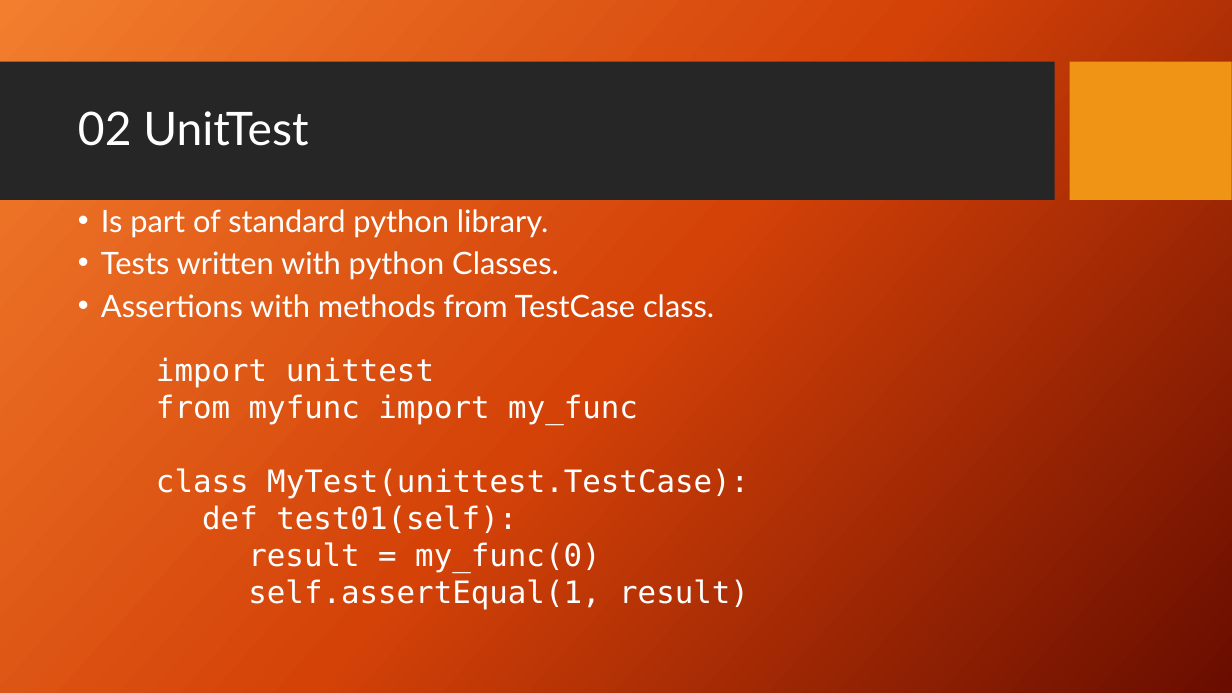
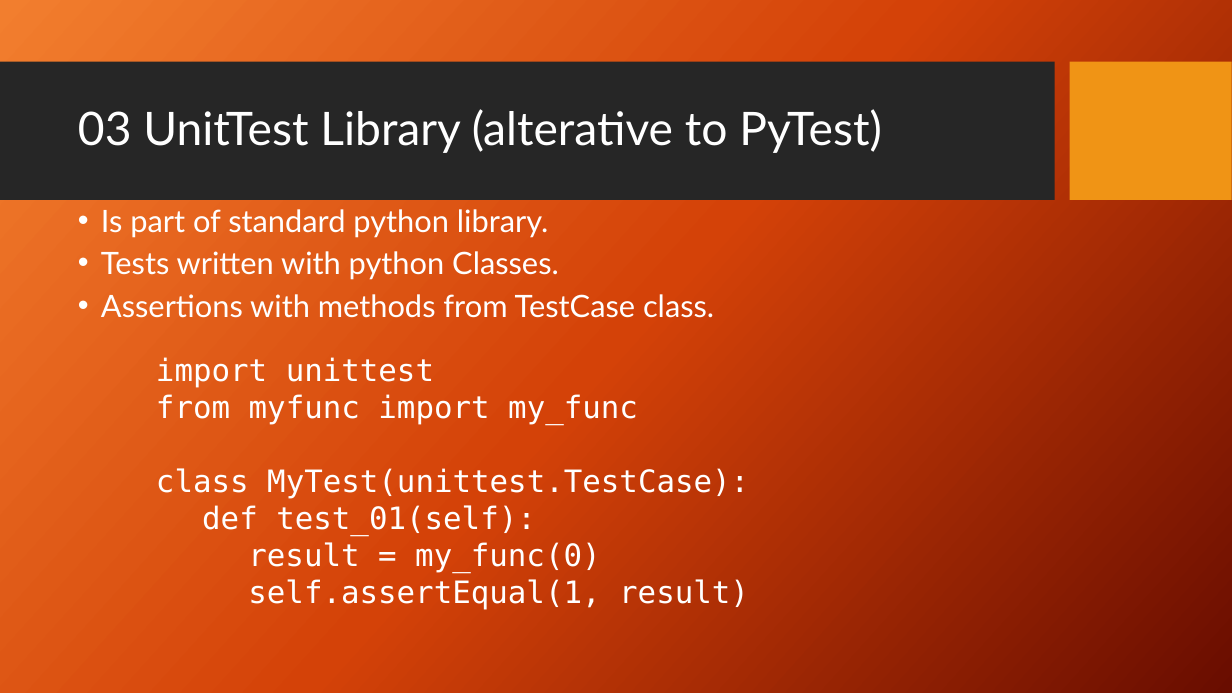
Before and after one commit to PrincetonUniversity/software_testing, a slide deck: slide 18 of UnitTestingSlides.pptx (slide 8 before the commit). Drawn at 1232x693 pixels with LibreOffice and Linux fonts; fonts in the diff are those of the drawing; background and template pictures are left out. Boxes give left, top, right and bottom in pixels: in the first picture for what was removed or moved away, otherwise in the second. Text is boxed around its words. In the diff, an @@ line names an element or a change of style, - is before the commit and + after.

```diff
--- a/UnitTestingSlides.pptx
+++ b/UnitTestingSlides.pptx
@@ title at (78, 109, 882, 153): text changed @@
-02 UnitTest
+03 UnitTest Library (alterative to PyTest)
@@ text at (202, 505, 536, 536): text changed @@
-def test01(self):
+def test_01(self):
```
Also in this commit, not shown: 10 other slides changed, 4 slides added.
